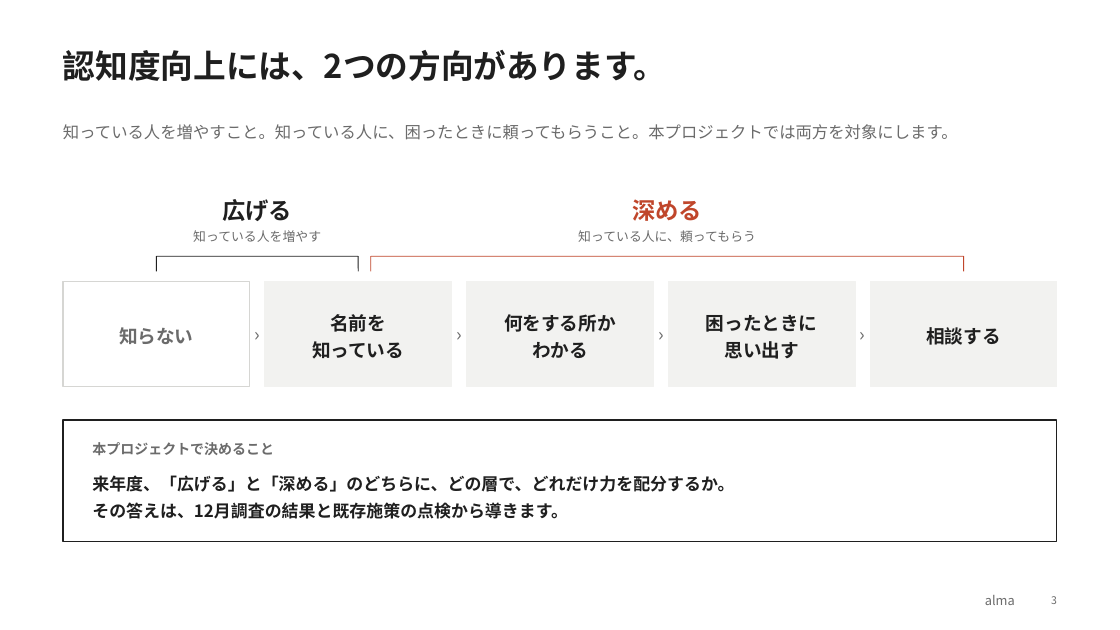
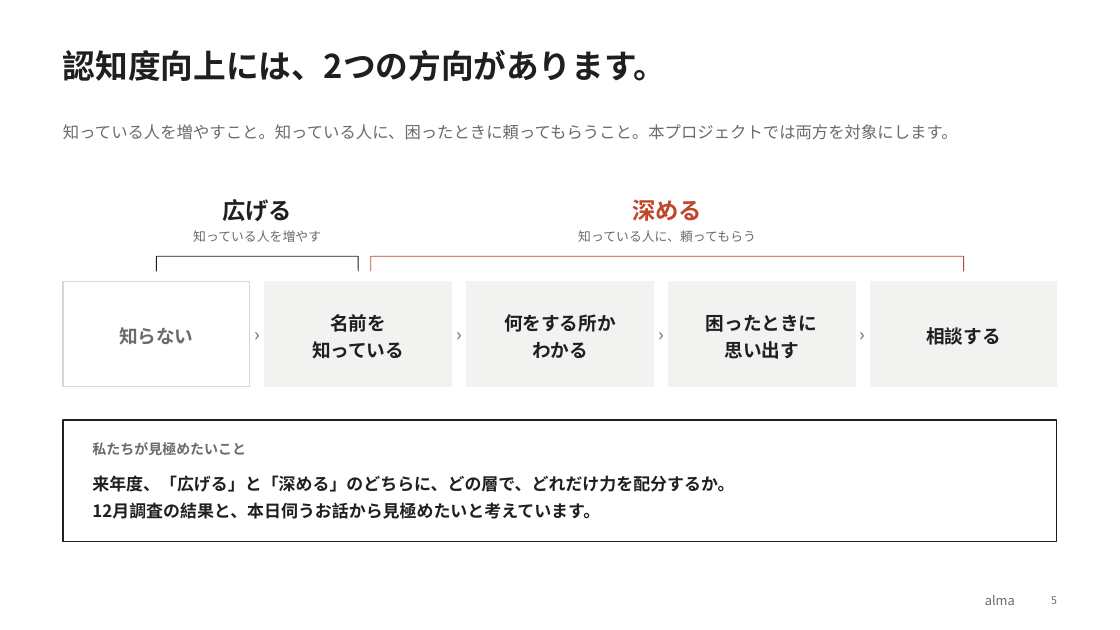
Before and after one commit to araiezes-ai/my-website, a slide deck: slide 5 of proposals/alma_houterasu_proposal_20260930.pptx (slide 3 before the commit). Drawn at 1120x630 pixels with LibreOffice and Linux fonts; fonts in the diff are those of the drawing. Boxes give left, top, right and bottom in pixels: in the first picture for what was removed or moved away, otherwise in the second. Text is boxed around its words. In the diff, an @@ line names an element or a change of style, - is before the commit and + after.

```diff
--- a/proposals/alma_houterasu_proposal_20260930.pptx
+++ b/proposals/alma_houterasu_proposal_20260930.pptx
@@ text at [92,442,246,455]: text changed @@
-本プロジェクトで決めること
+私たちが見極めたいこと
@@ text at [92,502,600,519]: text changed @@
-その答えは、12月調査の結果と既存施策の点検から導きます。
+12月調査の結果と、本日伺うお話から見極めたいと考えています。
@@ text at [1051,596,1057,604]: text changed @@
-3
+5
```
Also in this commit, not shown: 4 other slides changed, 6 slides added, 10 slides removed.
